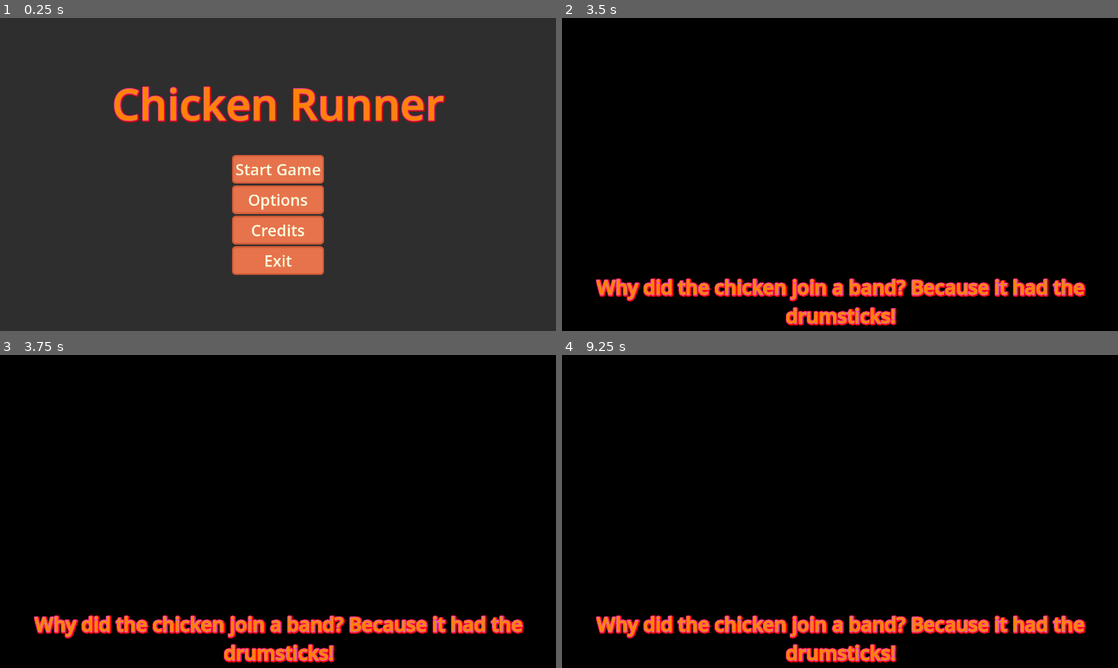
Above: before the commit, frames 1-4 (two rows, left to right).
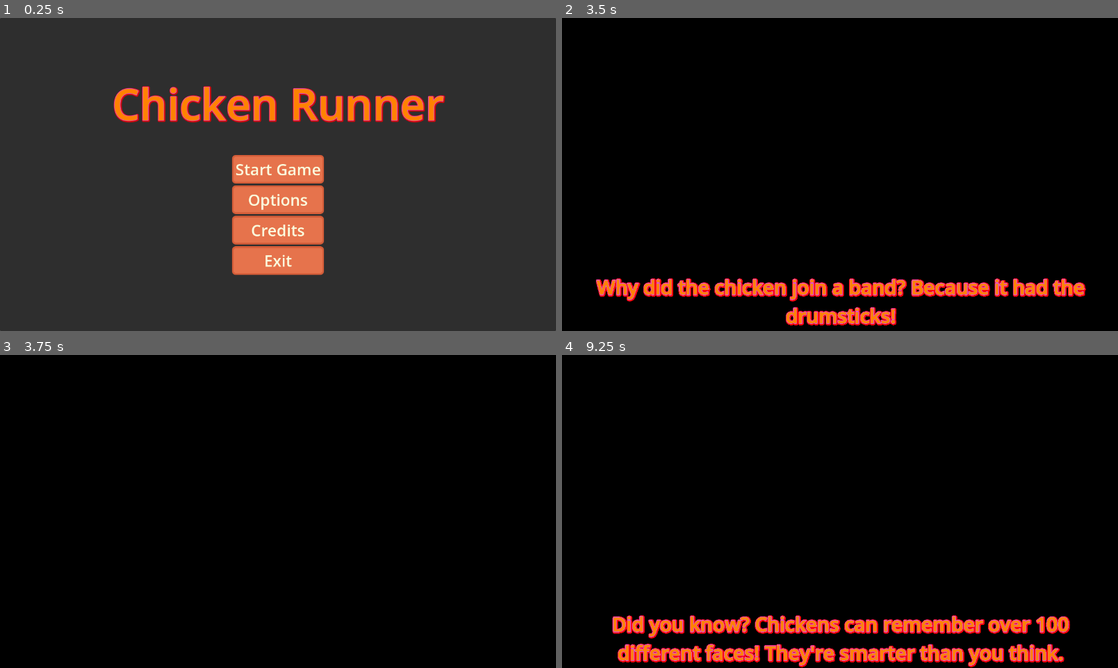
Above: after the commit, the same moments.

Repository: Tomohawk35/ChickenRunner
Game: Godot game, scene res://main_scenes/main_menu/main_menu.tscn
The game is run twice, just before and just after one commit, with the same random seed, the same clock (stepped at 60 frames per second) and the same inputs. The engine's default icon, where the game draws it, is replaced by a stand-in: a white triangle on a blue panel in a dark square.
Inputs (mouse positions are in pixels of both pictures, inside the frame that each line leads up to):
- Up to frame 1 (0.25 s): no input
- Up to frame 2 (3.5 s): click "Start Game" at 0.5 s; tap Enter at 1.25, 2.75 s; move the mouse to (962, 158) at 1.27 s; hold D (right) 1.28-2.03 s; hold E (use_consumable) 1.28-2.03 s; tap Space at 2 s; move the mouse to (728, 190) at 2.02 s; hold S (down) 2.03-2.78 s; tap E (use_consumable) at 2.1 s; move the mouse to (895, 105) at 2.77 s; hold D (right) from 2.78 s (still down); hold E (use_consumable) from 2.78 s (still down)
- Up to frame 3 (3.75 s): tap Space at 3.5 s; move the mouse to (250, 574) at 3.52 s; release D (right) at 3.53 s; release E (use_consumable) at 3.53 s; hold W (up) from 3.53 s (still down); tap E (use_consumable) at 3.6 s
- Up to frame 4 (9.25 s): move the mouse to (1006, 558) at 4.27 s; release W (up) at 4.28 s; hold E (use_consumable) 4.28-5.03 s; hold A (left) 4.28-5.78 s; move the mouse to (673, 464) at 5.02 s; tap E (use_consumable) at 5.1, 6.6, 8.1 s; move the mouse to (867, 511) at 5.77 s; hold S (down) 5.78-6.53 s; hold E (use_consumable) 5.78-6.53 s; move the mouse to (756, 433) at 6.52 s; hold D (right) 6.53-7.28 s; move the mouse to (962, 495) at 7.27 s; hold W (up) 7.28-8.03 s; hold E (use_consumable) 7.28-8.03 s; move the mouse to (728, 527) at 8.02 s; hold D (right) 8.03-8.78 s; move the mouse to (895, 442) at 8.77 s; hold S (down) from 8.78 s (still down); hold E (use_consumable) from 8.78 s (still down)

Frames 1-2 are identical in both runs. In frame 3, 4.6% of the frame differs, in the area x 6-95%, y 83-99%; in frame 4, 7.0%, in the area x 6-95%, y 83-100%.

Commit message:
Added more fun facts and jokes.

Diff:
--- a/chicken-runner/Autoload/game_manager.gd
+++ b/chicken-runner/Autoload/game_manager.gd
@@ -19,9 +19,15 @@
 	"Why did the chicken join a band? Because it had the drumsticks!",
 	"What do you call a chicken that crosses the road, rolls in the mud, and crosses back? A dirty double-crosser!",
 	"Why don't chickens wear pants? Because their peckers are on their faces!",
+	"How did the chicken with no legs cross the road? KFC bucket.",
+	"What day do chickens hate the most? Fry-day.",
+
 	# Chicken facts
 	"Did you know? Chickens can remember over 100 different faces! They're smarter than you think.",
-	"Fun fact: A chicken's heart beats 300-400 times per minute - faster than a hummingbird!"
+	"Fun fact: A chicken's heart beats 300-400 times per minute - faster than a hummingbird!",
+	"Chickens have a complex form of communication with over 30 distinct vocalizations ",
+	"Chickens are descended from the red junglefowl of Southeast Asia, and they were first domesticated over 8,000 years ago",
+	"The longest recorded flight by a chicken is 13 seconds — not exactly an eagle, but hey, they try!"
 ]
 var _game_scenes : Dictionary[String, String] = {
 	"main_menu": "uid://ccghfwhfqeydf",
@@ -70,7 +76,7 @@
 
 	_tree.paused = true
 	joke.text = jokes.pick_random()
-
+	joke.show()
 
 	var start_time : int = Time.get_ticks_msec()
 
@@ -83,11 +89,11 @@
 	var load_duration : int = Time.get_ticks_msec() - start_time
 
 	await _tree.create_timer(clamp(LOAD_SCREEN_MIN_DURATION - (load_duration / 1000.0), 0.0, LOAD_SCREEN_MIN_DURATION)).timeout
-
+	joke.hide()
 	await _fade_in().finished
 	scene_loaded.emit() # TODO: NEED TO LISTEN FOR SIGNAL BEFORE STARTING LEVELS
 	_tree.paused = false
-	#joke.hide()
+
 
 func new_game() -> void:
 	_tree.paused = false
